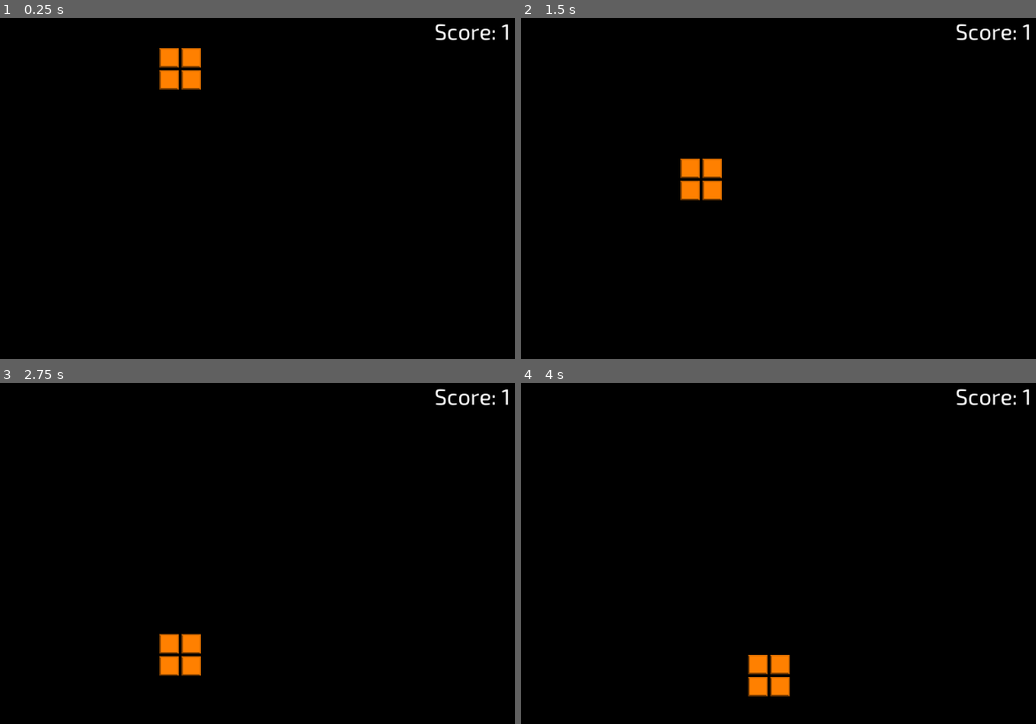
Above: before the commit, frames 1-4 (two rows, left to right).
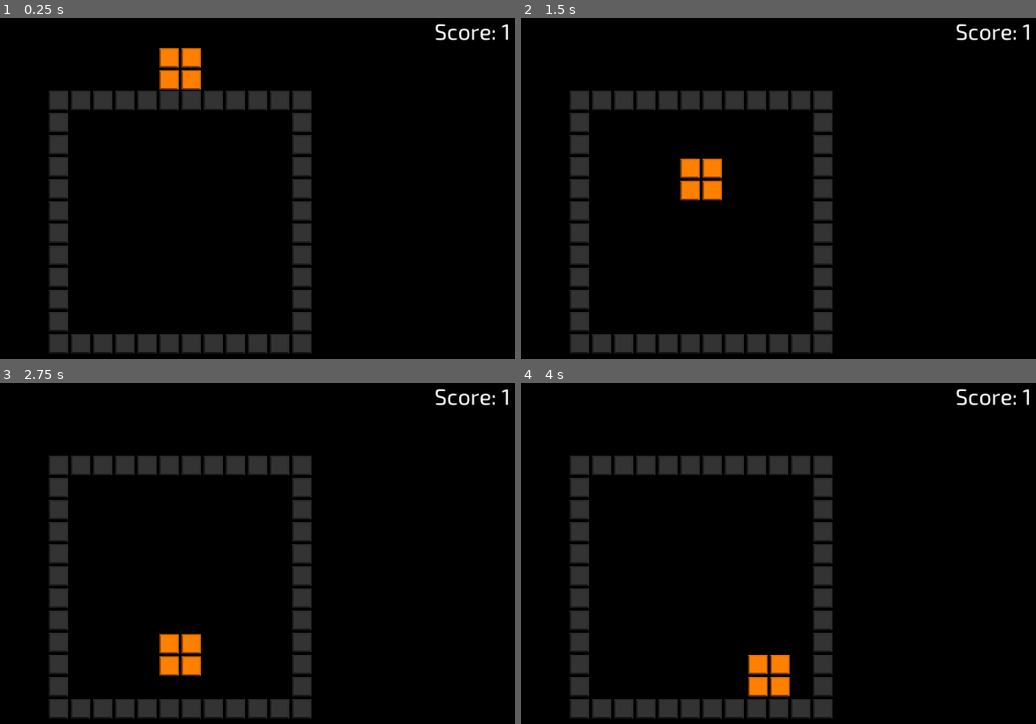
Above: after the commit, the same moments.

Repository: danielcannell/rotatris
Game: Godot game, scene res://Main.tscn
The game is run twice, just before and just after one commit, with the same random seed, the same clock (stepped at 60 frames per second) and the same inputs.
Inputs:
- Up to frame 1 (0.25 s): no input
- Up to frame 2 (1.5 s): no input
- Up to frame 3 (2.75 s): no input
- Up to frame 4 (4 s): no input

The runs differ from the first frame. In frame 1, 8.6% of the frame differs, in the area x 9-61%, y 21-99%; in frame 2, 8.6%; in frame 3, 8.6%; in frame 4, 8.6%.

Commit message:
add play boundary

Diff:
--- /dev/null
+++ b/Boundary.gd
@@ -0,0 +1,32 @@
+class_name Boundary
+extends Node2D
+
+var texture = load("res://Art/box.png")
+var center: Vector2 = Vector2(0, 0)
+
+# Called when the node enters the scene tree for the first time.
+func _ready():
+    update_shape()
+
+
+func make_wall(origin: Vector2, vec: Vector2, total: int):
+    for i in range(total):
+        var child := Sprite.new()
+        child.position = origin + vec * i * Globals.BLOCK_SIZE
+        child.texture = texture
+        child.modulate = Globals.BACKGROUND_GREY
+        add_child(child)
+
+
+func update_shape():
+    var half = Globals.GRID_HALF_WIDTH
+    make_wall(center + Vector2(-half, half+1) * Globals.BLOCK_SIZE, Vector2(1, 0), Globals.GRID_WIDTH+2)
+    make_wall(center + Vector2(-half, -half) * Globals.BLOCK_SIZE, Vector2(1, 0), Globals.GRID_WIDTH+2)
+
+    make_wall(center + Vector2(half+1, -half) * Globals.BLOCK_SIZE, Vector2(0, 1), Globals.GRID_WIDTH+2)
+    make_wall(center + Vector2(-half, -half) * Globals.BLOCK_SIZE, Vector2(0, 1), Globals.GRID_WIDTH+2)
+
+
+# Called every frame. 'delta' is the elapsed time since the previous frame.
+#func _process(delta):
+#	pass
--- /dev/null
+++ b/Boundary.tscn
@@ -0,0 +1,6 @@
+[gd_scene load_steps=2 format=2]
+
+[ext_resource path="res://Boundary.gd" type="Script" id=1]
+
+[node name="Node2D" type="Node2D"]
+script = ExtResource( 1 )
--- a/Globals.gd
+++ b/Globals.gd
@@ -27,8 +27,10 @@
     Colors.RED: Color(1, 0, 0),
     Colors.YELLOW: Color(1, 1, 0),
     Colors.ORANGE: Color(1, 0.5, 0),
-    Colors.PURPLE: Color(0.5, 0, 0.5)
+    Colors.PURPLE: Color(0.5, 0, 0.5),
 }
+
+const BACKGROUND_GREY := Color(0.2, 0.2, 0.2)
 
 
 const TIME_TO_MOVE_1_SQUARE := 0.25
@@ -36,7 +38,7 @@
 const GRID_HALF_WIDTH := 5
 const GRID_WIDTH := GRID_HALF_WIDTH * 2
 
-
+const BLOCK_SIZE: int = 32
 const INVALID_BLOCK_ID = 0
 var block_id = 0
 
--- a/Playfield.gd
+++ b/Playfield.gd
@@ -23,6 +23,8 @@
 # Called when the node enters the scene tree for the first time.
 func _ready():
     self.blocks = []
+    var boundary = Boundary.new()
+    add_child(boundary)
 
 
 # Called every frame. 'delta' is the elapsed time since the previous frame.
--- a/project.godot
+++ b/project.godot
@@ -13,9 +13,15 @@
 "class": "Block",
 "language": "GDScript",
 "path": "res://Block.gd"
+}, {
+"base": "Node2D",
+"class": "Boundary",
+"language": "GDScript",
+"path": "res://Boundary.gd"
 } ]
 _global_script_class_icons={
-"Block": ""
+"Block": "",
+"Boundary": ""
 }
 
 [application]
